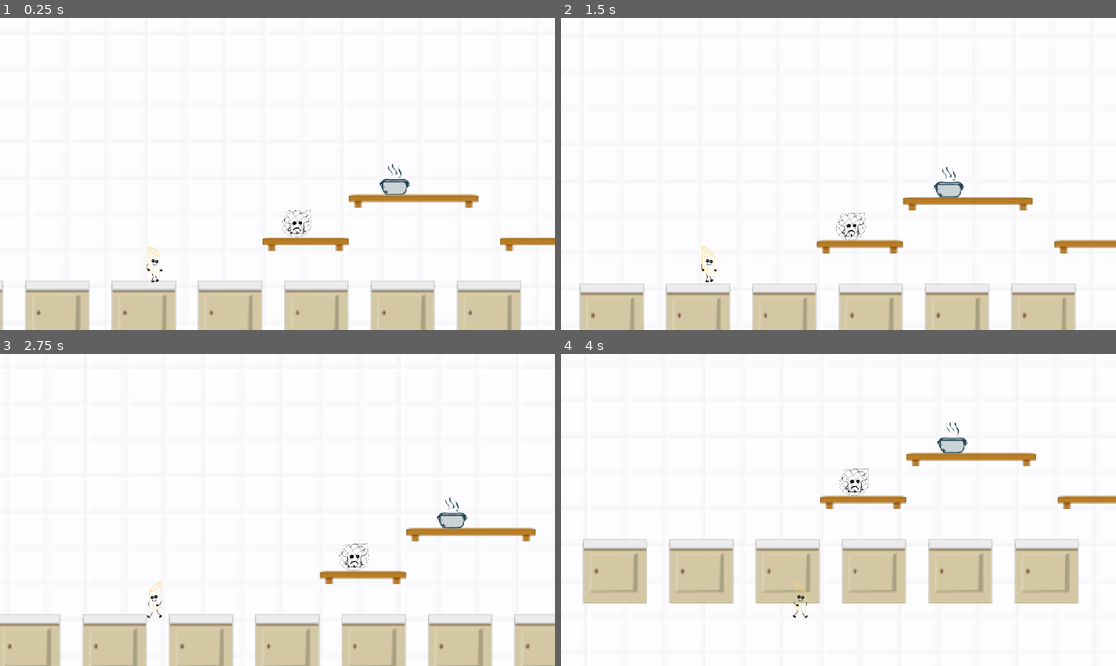
Above: before the commit, frames 1-4 (two rows, left to right).
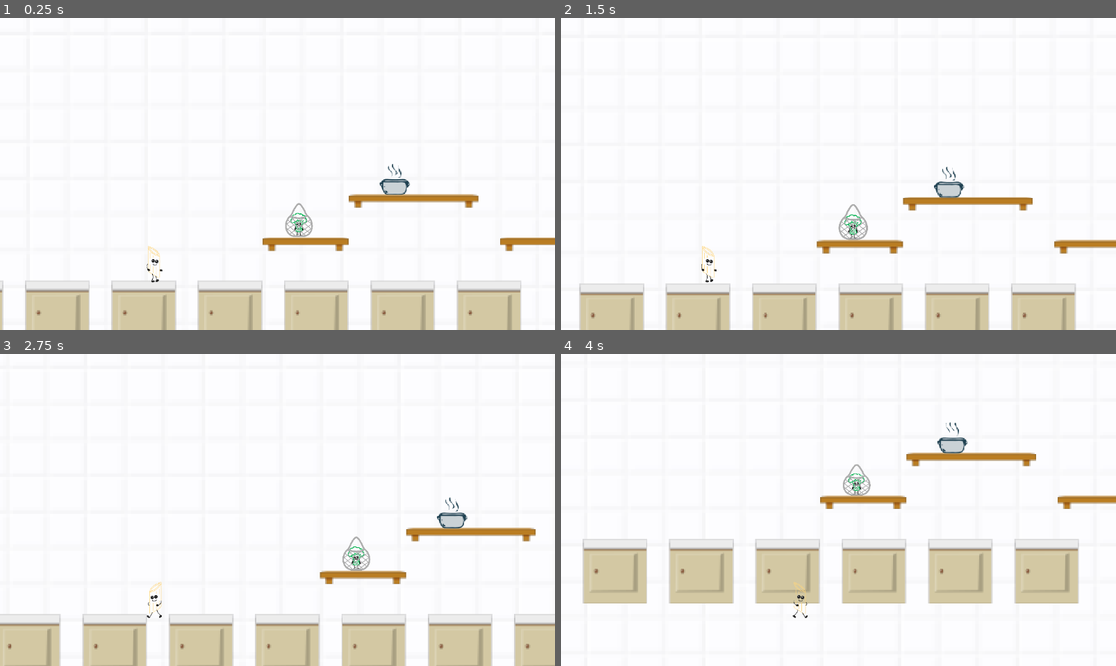
Above: after the commit, the same moments.

Repository: johannaeklundh/penneforyourlife
Game: Godot game, scene res://Assets/Scenes/Areas/area_1.tscn
The game is run twice, just before and just after one commit, with the same random seed, the same clock (stepped at 60 frames per second) and the same inputs.
Inputs:
- Up to frame 1 (0.25 s): no input
- Up to frame 2 (1.5 s): hold Right (move_right) from 0.53 s (still down); tap E (interact) at 0.6, 1.35 s; tap Space (jump) at 0.77 s
- Up to frame 3 (2.75 s): tap Space (jump) at 1.52 s; release Right (move_right) at 2.03 s; hold Left (move_left) from 2.03 s (still down); tap E (interact) at 2.1 s
- Up to frame 4 (4 s): release Left (move_left) at 2.78 s; hold Right (move_right) from 2.78 s (still down); tap E (interact) at 2.85, 3.6 s; tap Space (jump) at 3.02, 3.77 s

The runs differ from the first frame. In frame 1, 0.3% of the frame differs, in the area x 50-57%, y 59-71%; in frame 2, 0.3%, in the area x 49-56%, y 59-72%; in frame 3, 0.3%; in frame 4, 0.3%.

Commit message:
added broccoli

Diff:
--- a/Assets/Scenes/Areas/area_1.tscn
+++ b/Assets/Scenes/Areas/area_1.tscn
@@ -10,8 +10,9 @@
 [ext_resource type="Texture2D" uid="uid://ctijk4drnxtua" path="res://Assets/Sprites/backwardButton.png" id="8_f20k6"]
 [ext_resource type="Texture2D" uid="uid://cj527o0asfxi1" path="res://Assets/Sprites/spaceButton.png" id="9_0ufq0"]
 [ext_resource type="Script" uid="uid://mi2edq0k7tpa" path="res://Assets/Scripts/friend.gd" id="10_u1wc8"]
-[ext_resource type="Texture2D" uid="uid://bxaatymga5ut3" path="res://Assets/Sprites/broccoli.png" id="11_7lgy5"]
+[ext_resource type="Texture2D" uid="uid://4rg4kgpb7xmp" path="res://Assets/Sprites/broccoliIdle.png" id="11_xl8b6"]
 [ext_resource type="Texture2D" uid="uid://0sc2axlqm3rd" path="res://Assets/Sprites/rope_under.png" id="12_6rwvx"]
+[ext_resource type="Texture2D" uid="uid://dydojivpgfxdj" path="res://Assets/Sprites/broccoliStuck.png" id="12_ys1tx"]
 [ext_resource type="Texture2D" uid="uid://0hpuuk3mm7sp" path="res://Assets/Sprites/rope_progress.png" id="13_xl8b6"]
 
 [sub_resource type="AtlasTexture" id="AtlasTexture_les6p"]
@@ -117,31 +118,63 @@
 "speed": 5.0
 }]
 
+[sub_resource type="AtlasTexture" id="AtlasTexture_ttsc2"]
+atlas = ExtResource("11_xl8b6")
+region = Rect2(0, 0, 267, 400)
+
+[sub_resource type="AtlasTexture" id="AtlasTexture_lbrap"]
+atlas = ExtResource("11_xl8b6")
+region = Rect2(534, 0, 267, 400)
+
 [sub_resource type="AtlasTexture" id="AtlasTexture_ys1tx"]
-atlas = ExtResource("11_7lgy5")
-region = Rect2(119, 0, 119, 120)
-
-[sub_resource type="AtlasTexture" id="AtlasTexture_ttsc2"]
-atlas = ExtResource("11_7lgy5")
-region = Rect2(0, 0, 119, 120)
-
-[sub_resource type="SpriteFrames" id="SpriteFrames_lbrap"]
-animations = [{
-"frames": [{
-"duration": 5.0,
+atlas = ExtResource("12_ys1tx")
+region = Rect2(0, 0, 370, 400)
+
+[sub_resource type="AtlasTexture" id="AtlasTexture_xai42"]
+atlas = ExtResource("12_ys1tx")
+region = Rect2(370, 0, 370, 400)
+
+[sub_resource type="AtlasTexture" id="AtlasTexture_c8jce"]
+atlas = ExtResource("12_ys1tx")
+region = Rect2(740, 0, 370, 400)
+
+[sub_resource type="SpriteFrames" id="SpriteFrames_u0xoj"]
+animations = [{
+"frames": [{
+"duration": 10.0,
+"texture": SubResource("AtlasTexture_ttsc2")
+}, {
+"duration": 0.5,
+"texture": SubResource("AtlasTexture_lbrap")
+}],
+"loop": true,
+"name": &"idle",
+"speed": 5.0
+}, {
+"frames": [{
+"duration": 1.0,
 "texture": SubResource("AtlasTexture_ys1tx")
 }, {
-"duration": 5.0,
-"texture": SubResource("AtlasTexture_ttsc2")
-}],
-"loop": false,
-"name": &"default",
+"duration": 0.5,
+"texture": SubResource("AtlasTexture_xai42")
+}, {
+"duration": 3.0,
+"texture": SubResource("AtlasTexture_c8jce")
+}, {
+"duration": 0.5,
+"texture": SubResource("AtlasTexture_xai42")
+}, {
+"duration": 1.0,
+"texture": SubResource("AtlasTexture_ys1tx")
+}],
+"loop": true,
+"name": &"stuck",
 "speed": 5.0
 }]
 
 [sub_resource type="CapsuleShape2D" id="CapsuleShape2D_7lgy5"]
-radius = 5.0
-height = 21.0
+radius = 5.5
+height = 23.0
 
 [sub_resource type="SegmentShape2D" id="SegmentShape2D_6rwvx"]
 
@@ -226,24 +259,26 @@
 script = ExtResource("10_u1wc8")
 
 [node name="AnimatedSprite2D" type="AnimatedSprite2D" parent="Friend"]
-position = Vector2(105, -43)
-scale = Vector2(0.2, 0.2)
-sprite_frames = SubResource("SpriteFrames_lbrap")
-frame_progress = 0.496637
+position = Vector2(107, -42)
+scale = Vector2(0.07, 0.07)
+sprite_frames = SubResource("SpriteFrames_u0xoj")
+animation = &"idle"
+frame_progress = 0.281436
+offset = Vector2(0, -50)
 
 [node name="Area2D" type="Area2D" parent="Friend"]
 
 [node name="CollisionShape2D" type="CollisionShape2D" parent="Friend/Area2D"]
-position = Vector2(106, -42)
+position = Vector2(107, -43)
 rotation = 1.5708
 scale = Vector2(2, 2)
 shape = SubResource("CapsuleShape2D_7lgy5")
 
 [node name="RopeBar" type="TextureProgressBar" parent="Friend"]
 offset_left = 87.0
-offset_top = -60.0
+offset_top = -66.0
 offset_right = 287.0
-offset_bottom = -40.0
+offset_bottom = -46.0
 scale = Vector2(0.2, 0.2)
 max_value = 20.0
 texture_under = ExtResource("12_6rwvx")
--- a/Assets/Scripts/friend.gd
+++ b/Assets/Scripts/friend.gd
@@ -10,7 +10,7 @@
 const PRESS_LIMIT := 20
 
 func _ready() -> void:
-	anim_sprite.frame = 0  # start sad
+	anim_sprite.play("stuck")
 	rope_bar.hide()
 	rope_bar.min_value = 0
 	rope_bar.max_value = PRESS_LIMIT
@@ -42,7 +42,8 @@
 
 func _free_friend() -> void:
 	freed = true
-	anim_sprite.frame = 1  # happy
+	#anim_sprite.frame = 1  # happy
+	anim_sprite.play("idle")
 	rope_bar.hide()
 	print("Friend is freed!")
 
Not shown: 1 places in Assets/Scenes/Areas/area_1.tscn that only renumber resources
Binary file added: Assets/Sprites/broccoliIdle.png
Not shown, added: Assets/Sprites/broccoliIdle.png.import
Binary file added: Assets/Sprites/broccoliStuck.png
Not shown, added: Assets/Sprites/broccoliStuck.png.import
